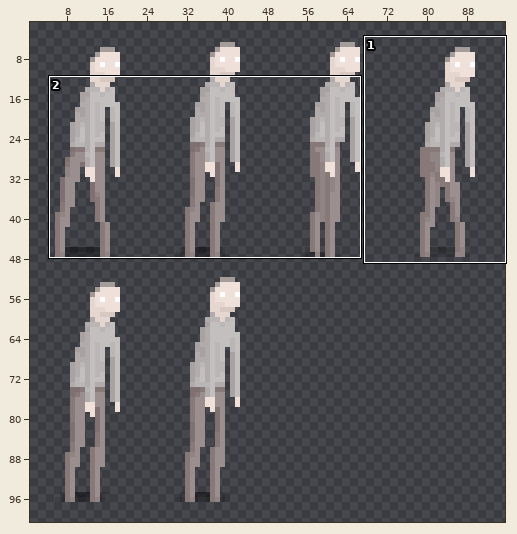
Two states of a sprite sheet, assets/patient1.png. The picture above shows the old version from afar; the outline marks the close-up.
Close-up. The starting point:
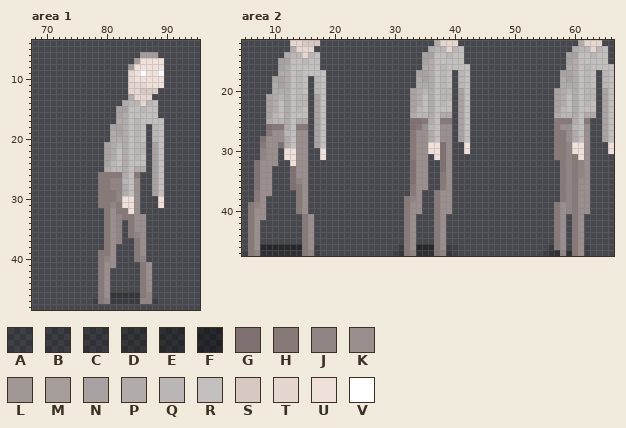
The file is 96x147 pixels. Pixels under 10% opacity are left out. Colours within 5 levels of each other are drawn and written as one. Shown: area 1: x 68..95, y 4..48; area 2: x 5..66, y 12..47. The wide view leaves out empty margins. The commit also changed other parts of the picture, which this record leaves out.
Palette (. is transparent): A #0000001b  B #00000023  C #0000002f  D #00000041  E #00000055  F #00000071  G #7f7171  H #887979  J #918484  K #9a8e8e  L #9f9894  M #a49d9a  N #a9a2a2  P #b1abab  Q #bbb6b6  R #c3bfbf  S #d7c8c1  T #e5d6cf  U #efe0da  V #fefefe
Pixels before, area 1, first column x 78:
 6 ........MMM.
 7 .......MUUUU
 8 ......LUUUUU
 9 ......TUVUUV
10 ......TUUUUU
11 ......TTTUUU
12 ......TTSSS.
13 ......PTTT..
14 .....PQQTQR.
15 ....NNRRQRR.
16 ....NPRRRRR.
17 ....PPRQRRRR
18 ...NNPRQR.QR
19 ...PNPRQR.QR
20 ...PPPRQR.QR
21 ..NPQPRQQ.NR
22 ..NPRPRQQ.NR
23 ..NPRPRQR.NR
24 ..NQRPRRR.NR
25 ..PQQPRPP.NR
26 .HHHHPRH..NR
27 .HHJJQRK..NR
28 .HHJJPRK..NR
29 .HHHJPRK..NR
30 .HHHJUUK...U
31 .HHJHUUK...U
32 ..HKHHUK....
33 ..HKJHHKK...
34 ..HKJ.HKK...
35 ..HKJ.HKK...
36 ..HKJ.HJK...
37 ..HKJ..HK...
38 ..HK...HK...
39 .HHK...HK...
40 .HJK...HJ...
41 .HKK....HK..
42 .HK.....HK..
43 .HK.....HK..
44 .HK.....HK..
45 .HK.....HK..
46 .HKDDDDDHJ..
47 BHJCCCCCJJB.
Pixels before, area 2, first column x 5:
12 ........TTSSS...................PTTT....................PTTT..
13 ........PTTT...................PQQTQR..................PQQTQR.
14 .......PQQTQR.................NNRRQRR.................NNRRQRR.
15 ......NNRRQRR.................NPRRRRR.................NPRRRRR.
16 ......NPRRRRR.................PPRQRRRR................PPRQRRRR
17 ......PPRQRRRR...............NNPRQR.QR...............NNPRQR.QR
18 .....NNPRQR.QR...............PNPRQR.QR...............PNPRQR.QR
19 .....PNPRQR.QR...............PPPRQR.QR...............PPPRQR.QR
20 .....PPPRQR.QR..............NPQPRQQ.NR..............NPQPRQQ.NR
21 ....NPQPRQQ.NR..............NPRPRQQ.NR..............NPRPRQQ.NR
22 ....NPRPRQQ.NR..............NPRPRQR.NR..............NPRPRQR.NR
23 ....NPRPRQR.NR..............NQRPRRR.NR..............NQRPRRR.NR
24 ....NQRPRRR.NR..............PQQPRPP.NR..............PQQPRPP.NR
25 ....PQQPRPP.NR..............GGHPRHH.NR..............HHHPRH..NR
26 ....GHHPRHH.NR..............GHKQRKK.NR..............HKKQRK..NR
27 ....HKKQRKK.NR..............HKKPRKK.NR..............HHKPRK..NR
28 ...GKKKPRKK.NR..............HKKPRKK.NR..............HHKPRK..NR
29 ...HKKGPRKK.NR..............HKKUUGK..U..............HHJUUK...U
30 ...JKK.UUKK..U..............HKKUUGK..U..............HHJUUK...U
31 ...JKK.UUKK..U..............HKK.UGK.................HHJHUK....
32 ..GKKK..UKK.................GKK..GK..................HJHJK....
33 ..GKK...GKK.................GKK..GK..................HJHJK....
34 ..GKK...GKK.................GKK..HK..................HJHJK....
35 ..GKK...GJK.................GKK..HK..................HJHKK....
36 ..GKK...GHK.................HKK..HK..................HJHKK....
37 ..HKK....HK.................HK..HKK..................HJHKK....
38 ..HK.....HK................HJK..HKK..................HJHKK....
39 .HJK.....HK................HKK..HKK.................HKJHKK....
40 .HKK.....HK................HKK..HKK.................HKJHKK....
41 .HKK......HK...............HK...HK..................HK.HK.....
42 .HK.......HK...............HK...HK..................HK.HK.....
43 .HK.......HK...............HK...HK..................HK.HK.....
44 .HK.......HK...............HK...HK..................HK.HK.....
45 .HK.......HK...............HK...HK..................HK.HK.....
46 .HKFFFFFFFHKA.............CHKFFFHKCA...............CHK.HKA....
47 AHJEEEEEEEHJA............ADHJEEEHJDA..............ADEJEHKA....
Now the later version:
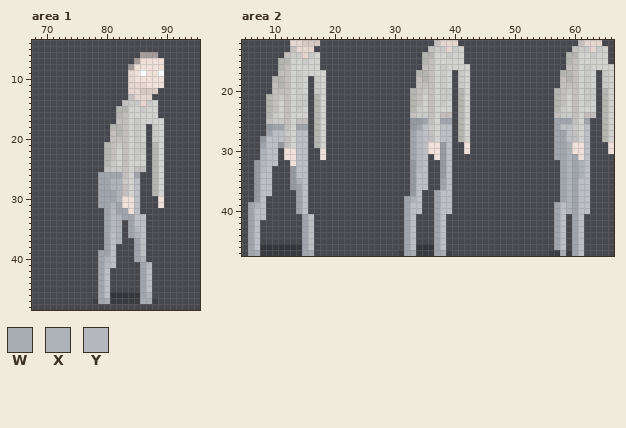
Colours new in this view: W #a8acb3  X #aeb2b9  Y #b5b9bf
From old to new:
colour G: #7f7171 -> #959aa1
colour H: #887979 -> #a0a4ac
colour K: #9a8e8e -> #bcbfc5
colour N: #a9a2a2 -> #b4b5b1
colour P: #b1abab -> #c3bfbf
colour Q: #bbb6b6 -> #c9cac7
colour R: #c3bfbf -> #d2d3d0
Changed rows in their new state; - is a pixel that keeps its letter.
Area 1:
first column x 80:
27 -XX-----
28 -XX-----
29 --X-----
30 --X-----
31 -X------
32 -Y------
33 -YX-----
34 -YX-----
35 -YX--Y--
36 --X--X--
37 --X-----
40 X-----X-
41 Y------Y
first column x 80:
46 -------X
47 W-----WW
Area 2:
first column x 7:
27 ---------------------------Y---------------------------
28 ---------------------------Y---------------------------
29 ---------------------------Y------------------------X--
30 -X-------------------------Y------------------------X--
31 -X-------------------------Y------------------------X--
32 -Y-------------------------Y------------------------X-X
33 -Y-------------------------Y------------------------X-X
34 -------------------------------G--------------------X-X
35 -------X--------------------------------------------X--
36 --------------------------G-------------------------X--
37 G-------------------------G-------------------------X--
38 G-------------------------X-------------------------X--
39 X---------------------------------------------------X--
40 ----------------------------------------------------X--
first column x 5:
46 ---DDDDDDD--.-------------.--DDD--..---------------.-----.
47 .-WCCCCCCC-W.------------.B-WCCC-WB.--------------.BCWC--.
